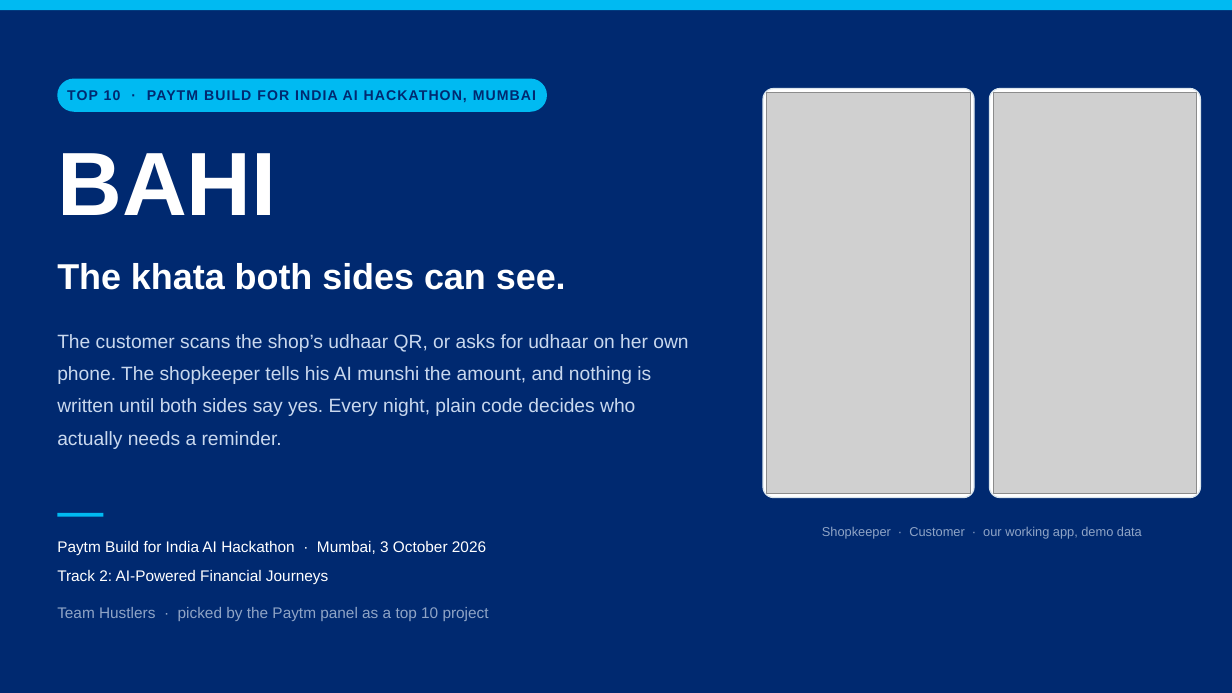
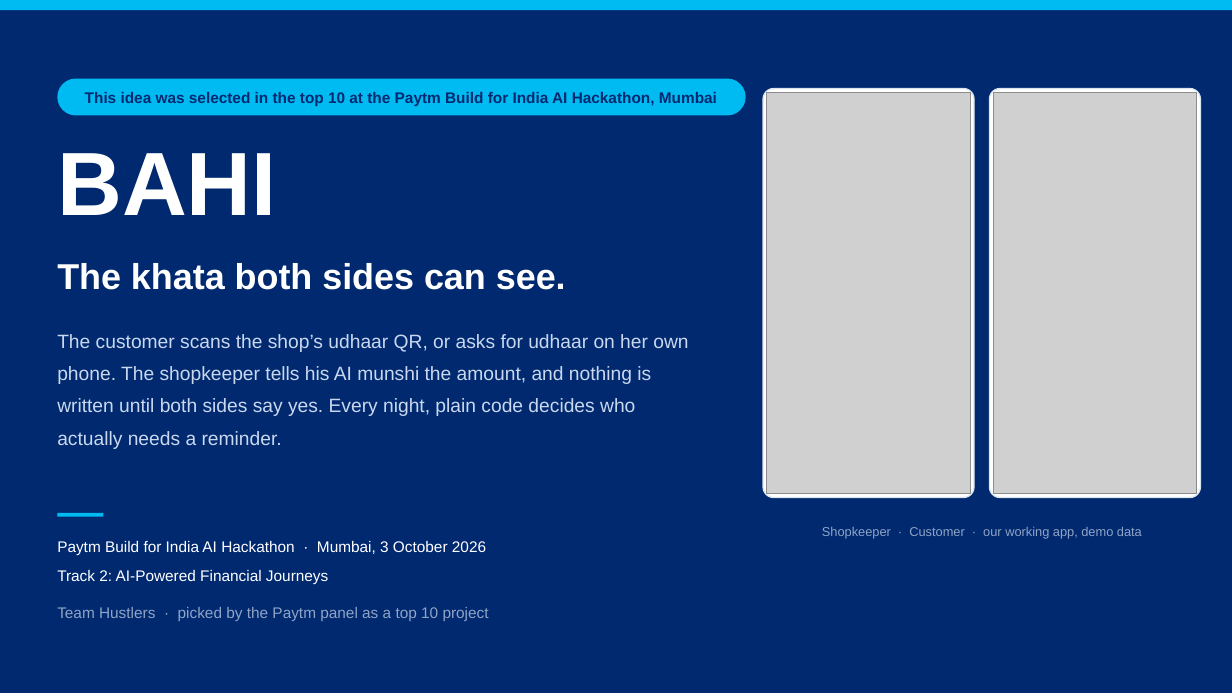
Before and after one commit to Uchiha-Itachi0/PAYTM-BAHI, a slide deck: slide 1 of docs/BAHI-Final.pptx. Drawn at 1232x693 pixels with LibreOffice and Linux fonts; fonts in the diff are those of the drawing; grey boxes stand for pictures. Boxes give left, top, right and bottom in pixels: in the first picture for what was removed or moved away, otherwise in the second. Text is boxed around its words. In the diff, an @@ line names an element or a change of style, - is before the commit and + after.

```diff
--- a/docs/BAHI-Final.pptx
+++ b/docs/BAHI-Final.pptx
@@ rounded rectangle resized from (x1=57, y1=79, x2=547, y2=112) to (x1=57, y1=79, x2=746, y2=116) @@
@@ text at (x1=85, y1=92, x2=717, y2=106): text changed; size 11 to 12 pt @@
-TOP 10 · PAYTM BUILD FOR INDIA AI HACKATHON, MUMBAI
+This idea was selected in the top 10 at the Paytm Build for India AI Hackathon, Mumbai
```
Also in this commit, not shown: 9 other slides changed, 3 slides added, 3 slides removed, 8 other files.
